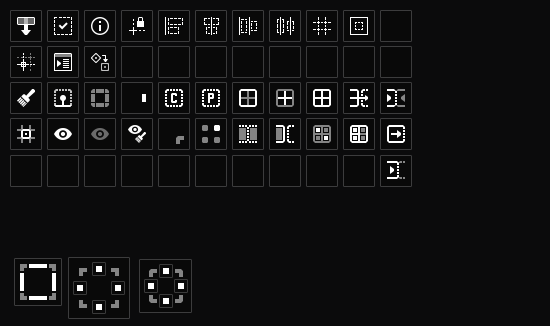
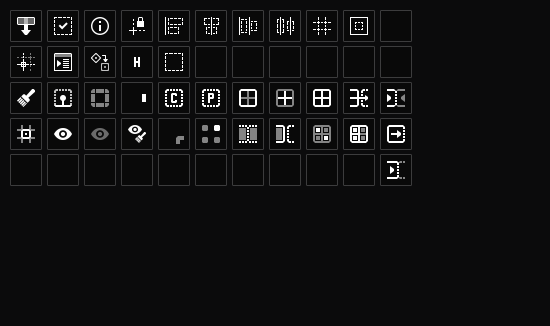
Layered file, before and after one edit (550 × 326). Changes by layer:
added group "highlight" (1st of 2, in "proptool") with 1 layers in group "proptool" over [134, 57, 140, 67]
added layer "highlight" (2nd of 2, in "proptool" › "highlight") in group "highlight" over [134, 57, 140, 67]
added group "highlight-outline" with 1 layers in group "proptool" over [165, 53, 183, 71]
added layer "outline" in group "highlight-outline" over [165, 53, 183, 71]
hid group "edgemaskpopup" (49 layers) over [15, 258, 191, 319]
painted on "bg" (18th of 18) over [11, 155, 411, 186]
